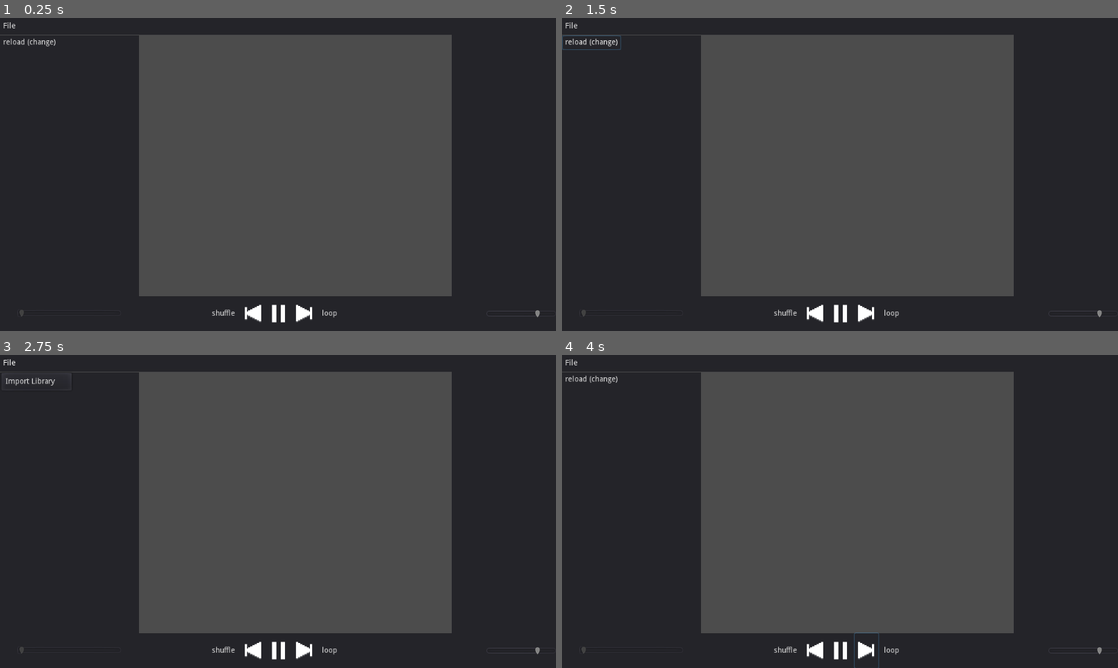
Above: before the commit, frames 1-4 (two rows, left to right).
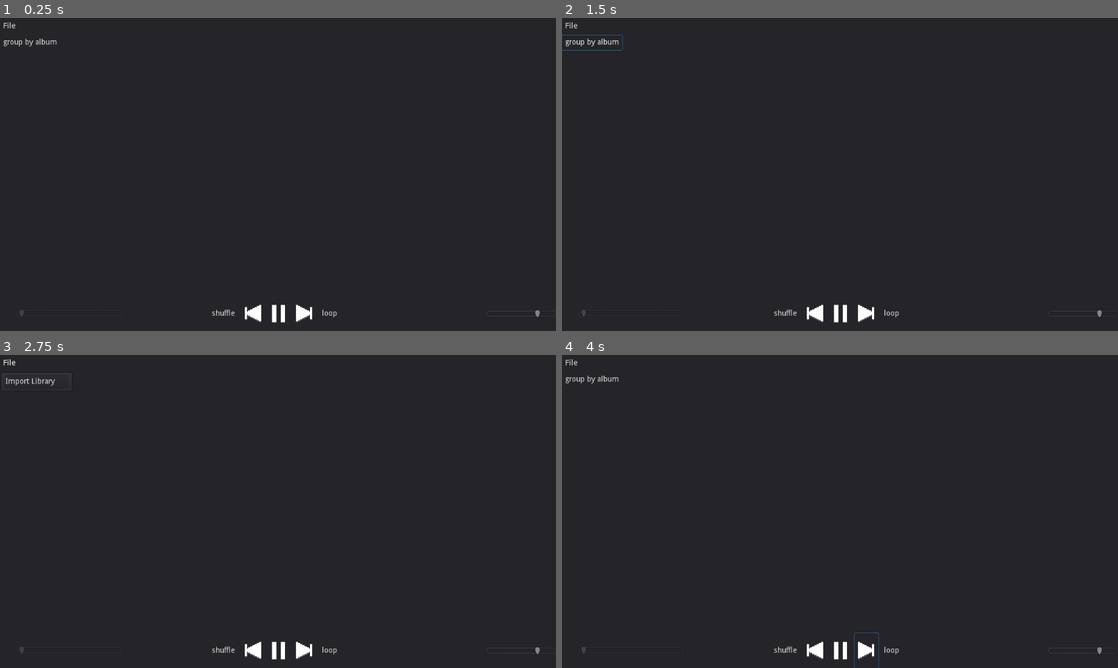
Above: after the commit, the same moments.

Repository: MoltenCoreDev/PixelMusicPlayer
Game: Godot game, scene res://Main.tscn
Two runs of this game, one before a commit and one after it. Both use one fixed random seed, a clock stepped at 60 frames per second and the inputs below.
Inputs (mouse positions are in pixels of both pictures, inside the frame that each line leads up to):
- Up to frame 1 (0.25 s): no input
- Up to frame 2 (1.5 s): click (589, 43) at 0.5 s, where only the run before the commit has a clickable "reload (change)"; click (589, 43) at 1.25 s, where only the run after the commit has a clickable "group by album"
- Up to frame 3 (2.75 s): click "File" at 2 s
- Up to frame 4 (4 s): click "shuffle" at 2.75 s; click (867, 649) at 3.5 s

The runs differ from the first frame. In frame 1, 47% of the frame differs, in the area x 0-82%, y 5-89%; in frame 2, 47%; in frame 3, 47%; in frame 4, 47%.
Error after the commit: Invalid get index 'albums' (on base: 'Nil'). (res://Scripts/LeftBar.gd:34)

Commit message:
grouping by albums :D

Diff:
--- a/Main.tscn
+++ b/Main.tscn
@@ -7,10 +7,31 @@
 [ext_resource path="res://Assets/MainControls/skip_left.png" type="Texture" id=5]
 [ext_resource path="res://Assets/MainControls/skip_right.png" type="Texture" id=6]
 [ext_resource path="res://Scripts/QueueSideBar.gd" type="Script" id=7]
+[ext_resource path="res://Scripts/TrackPanel.gd" type="Script" id=8]
 
 [node name="Control" type="Control"]
 anchor_right = 1.0
 anchor_bottom = 1.0
+
+[node name="BackGroundSafetyNet" type="Panel" parent="."]
+margin_right = 1024.0
+margin_bottom = 576.0
+
+[node name="TrackPanel" type="Panel" parent="."]
+anchor_left = 0.25
+anchor_top = 0.056
+anchor_right = 0.812
+anchor_bottom = 0.889
+margin_top = -0.256001
+margin_right = 0.511963
+margin_bottom = -0.0640259
+script = ExtResource( 8 )
+
+[node name="TrackPanelScroll" type="ScrollContainer" parent="TrackPanel"]
+anchor_right = 1.0
+anchor_bottom = 1.0
+
+[node name="GroupList" type="VBoxContainer" parent="TrackPanel/TrackPanelScroll"]
 
 [node name="QueueSideBar" type="Panel" parent="."]
 anchor_left = 0.812
@@ -18,6 +39,9 @@
 anchor_bottom = 1.0
 margin_left = 0.511963
 script = ExtResource( 7 )
+__meta__ = {
+"_edit_group_": true
+}
 
 [node name="ScrollContainer" type="ScrollContainer" parent="QueueSideBar"]
 anchor_top = 0.056
@@ -63,11 +87,10 @@
 anchor_bottom = 0.056
 margin_bottom = 0.191999
 
-[node name="Refresh" type="Button" parent="LeftBar/LibraryControls"]
-margin_right = 109.0
+[node name="GroupAlbum" type="ToolButton" parent="LeftBar/LibraryControls"]
+margin_right = 111.0
 margin_bottom = 27.0
-text = "reload (change)"
-flat = true
+text = "group by album"
 
 [node name="ListScrollContainer" type="ScrollContainer" parent="LeftBar"]
 anchor_top = 0.069
@@ -168,7 +191,7 @@
 
 [node name="MainPlayer" type="AudioStreamPlayer" parent="."]
 
-[connection signal="pressed" from="LeftBar/LibraryControls/Refresh" to="LeftBar" method="_on_Refresh_pressed"]
+[connection signal="pressed" from="LeftBar/LibraryControls/GroupAlbum" to="LeftBar" method="_on_GroupAlbum_pressed"]
 [connection signal="pressed" from="BottomBar/MainControls/PlayPause" to="BottomBar" method="_on_PlayPause_pressed"]
 [connection signal="pressed" from="BottomBar/MainControls/Forward" to="BottomBar" method="_on_Forward_pressed"]
 [connection signal="value_changed" from="BottomBar/VolumeSlider" to="BottomBar" method="_on_VolumeSlider_value_changed"]
--- /dev/null
+++ b/Scenes/Group.tscn
@@ -0,0 +1,28 @@
+[gd_scene load_steps=2 format=2]
+
+[sub_resource type="GDScript" id=1]
+script/source = "extends Control
+
+export(String) var album_title
+export(Array, Resource) var tracks
+
+func init(title: String, songs: Array) -> void:
+	self.album_title = title
+	self.tracks = songs
+	for track in tracks:
+		var list_entry = load(\"res://Scenes/TrackPanelEntry.tscn\").instance()
+		list_entry.track = track
+		$SongContainer.add_child(list_entry)
+"
+
+[node name="Group" type="Control"]
+anchor_right = 0.5
+anchor_bottom = 0.389
+margin_bottom = -0.0640106
+script = SubResource( 1 )
+
+[node name="SongContainer" type="VBoxContainer" parent="."]
+anchor_top = 0.143
+anchor_right = 1.0
+anchor_bottom = 1.0
+margin_top = -0.0320015
--- a/Scenes/LeftBarEntry.tscn
+++ b/Scenes/LeftBarEntry.tscn
@@ -3,14 +3,22 @@
 [sub_resource type="GDScript" id=1]
 script/source = "extends Button
 
-export(Resource) var track setget _set_track_file
+export(String) var album_title setget _set_title
+export(Array, Resource) var tracks
 
-func _set_track_file(new_track: Resource) -> void:
-	track = new_track
-	self.text = track.title
+onready var TrackPanel: Panel = Global.main.get_node(\"TrackPanel\")
+
+signal album_pressed
+
+func _ready():
+	self.connect(\"album_pressed\", TrackPanel, \"view_album\")
+
+func _set_title(new_value):
+	album_title = new_value
+	self.text = album_title
 
 func _on_Track_pressed():
-	Player.add_to_queue(track)
+	emit_signal(\"album_pressed\", album_title, tracks)
 "
 
 [node name="Track" type="Button"]
--- /dev/null
+++ b/Scenes/TrackPanelEntry.tscn
@@ -0,0 +1,23 @@
+[gd_scene load_steps=2 format=2]
+
+[sub_resource type="GDScript" id=1]
+script/source = "extends Button
+
+export(Resource) var track setget _set_track
+
+func _set_track(new_value):
+	track = new_value
+	self.text = track.title
+
+func _on_Track_pressed():
+	Player.add_to_queue(track)
+"
+
+[node name="Track" type="Button"]
+margin_right = 12.0
+margin_bottom = 20.0
+flat = true
+align = 0
+script = SubResource( 1 )
+
+[connection signal="pressed" from="." to="." method="_on_Track_pressed"]
--- a/Scripts/LeftBar.gd
+++ b/Scripts/LeftBar.gd
@@ -2,8 +2,9 @@
 # TODO: DOCS
 
 # ------------------------------------------------------------------------------
-onready var Track: PackedScene = preload("res://Scenes/LeftBarEntry.tscn")
+onready var LeftBarEntry: PackedScene = preload("res://Scenes/LeftBarEntry.tscn")
 onready var List: VBoxContainer = $ListScrollContainer/MainList
+onready var TrackPanel: Panel = Global.main.find_node("TrackPanel")
 # ------------------------------------------------------------------------------
 
 func _ready() -> void:
@@ -12,7 +13,7 @@
 	if dir.file_exists("user://Library.tres"):
 		var lib := load("user://Library.tres")
 		Global.library = lib
-		_redraw_library()
+		group_by_album()
 
 # ------------------------------------------------------------------------------
 
@@ -20,19 +21,21 @@
 
 # ------------------------------------------------------------------------------
 
-func _redraw_library() -> void:
+func _clear() -> void:
 	var items := List.get_children()
 	for item in items:
 		item.queue_free()
 	if not Global.library:
-		# TODO create logger API
 		print("can't find library")
 		return
-	for track in Global.library.tracks:
-		var list_item := Track.instance()
-		list_item.track = track
+
+func group_by_album() -> void:
+	_clear()
+	for album in Global.library.albums:
+		var list_item := LeftBarEntry.instance()
+		list_item.album_title = album
+		list_item.tracks = Global.library.albums[album]
 		List.add_child(list_item)
-
 
 func _reimport_library(files: Array) -> void:
 	var lib := LibraryFile.new()
@@ -49,7 +52,7 @@
 	Global.library = lib
 	ResourceSaver.save("user://Library.tres", lib)
 	_get_albums()
-	_redraw_library()
+	group_by_album()
 
 func _get_albums() -> void:
 	var lib := Global.library
@@ -70,7 +73,8 @@
 
 # ------------------------------------------------------------------------------
 
-func _on_Refresh_pressed():
-	_redraw_library()
+func _on_GroupAlbum_pressed():
+	_clear()
+	group_by_album()
 
 # ------------------------------------------------------------------------------
--- /dev/null
+++ b/Scripts/TrackPanel.gd
@@ -0,0 +1,15 @@
+extends Panel
+
+onready var Group: PackedScene = preload("res://Scenes/Group.tscn")
+onready var List: VBoxContainer = $TrackPanelScroll/GroupList
+
+func view_album(album_title: String, tracks: Array) -> void:
+	_clear()
+	var list_item := Group.instance()
+	list_item.init(album_title, tracks)
+	List.add_child(list_item)
+
+func _clear() -> void:
+	var children := List.get_children()
+	for child in children:
+		child.queue_free()
Not shown: 1 places in Main.tscn that only renumber resources
